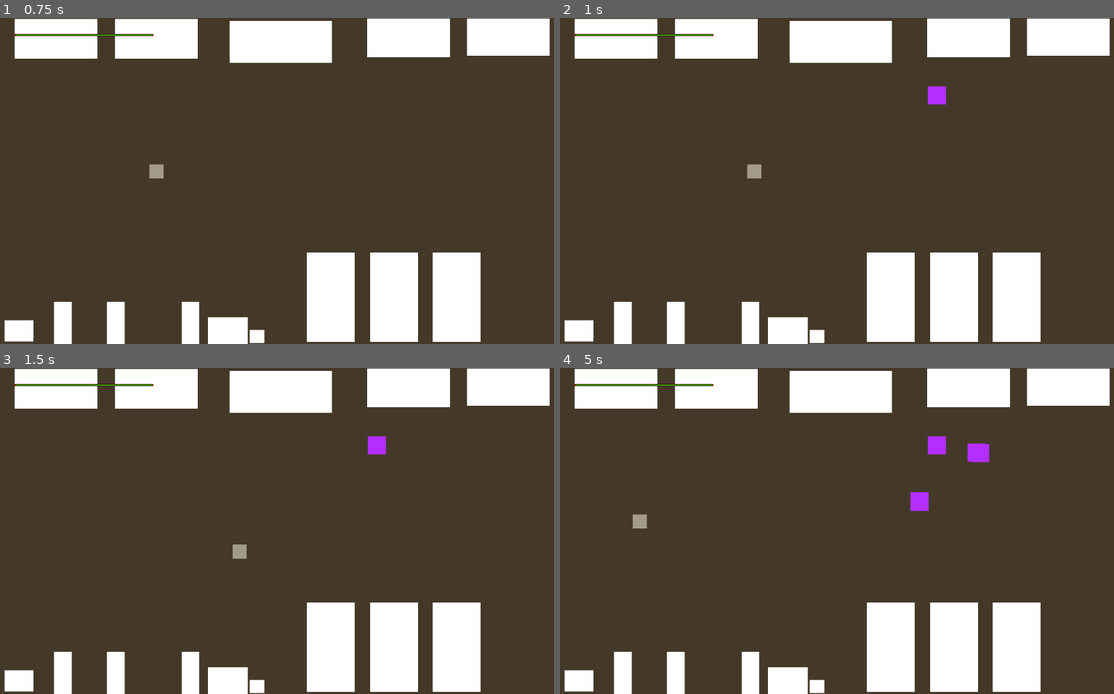
Above: before the commit, frames 1-4 (two rows, left to right).
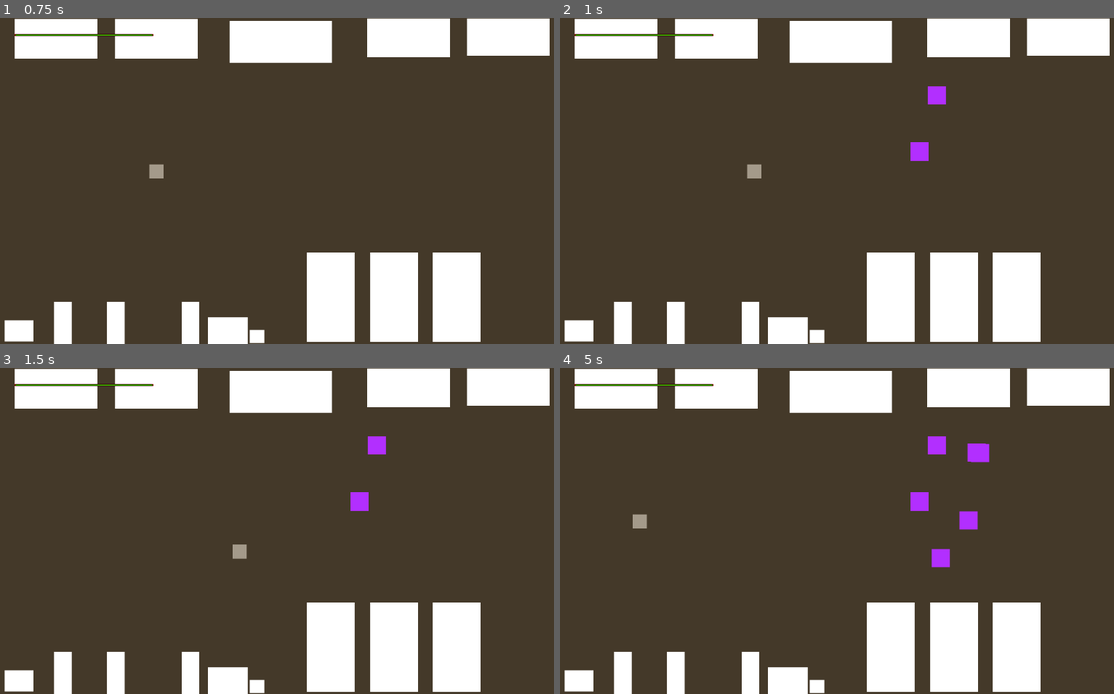
Above: after the commit, the same moments.

Repository: bwang-sketch/12-DT
Game: Godot game, scene res://node_2d.tscn
The game is run twice, just before and just after one commit, with the same random seed, the same clock (stepped at 60 frames per second) and the same inputs.
Inputs:
- Up to frame 1 (0.75 s): tap Enter at 0.5 s; hold Right (ui_right) from 0.53 s (still down)
- Up to frame 2 (1 s): keep holding Right (ui_right)
- Up to frame 3 (1.5 s): release Right (ui_right) at 1.28 s; hold Down (ui_down) from 1.28 s (still down)
- Up to frame 4 (5 s): release Down (ui_down) at 2.03 s; hold Right (ui_right) 2.03-2.78 s; tap Space at 2.75 s; hold Up (ui_up) 2.78-3.53 s; hold Left (ui_left) from 3.53 s (still down)

Frame 1 is identical in both runs. In frame 2, 0.2% of the frame differs, in the area x 63-67%, y 38-44%; in frame 3, 0.2%; in frame 4, 0.4%, in the area x 67-76%, y 43-62%.

Commit message:
Enemy spawn limit (progress)

Diff:
--- a/12dt-game/enemy.tscn
+++ b/12dt-game/enemy.tscn
@@ -8,7 +8,7 @@
 [sub_resource type="CircleShape2D" id="CircleShape2D_7k104"]
 radius = 19.0
 
-[node name="CharacterBody2D" type="CharacterBody2D" unique_id=910689165]
+[node name="CharacterBody2D" type="CharacterBody2D" unique_id=910689165 groups=["enemies"]]
 script = ExtResource("1_7k104")
 
 [node name="ColorRect" type="ColorRect" parent="." unique_id=232318469]
--- a/12dt-game/manager.gd
+++ b/12dt-game/manager.gd
@@ -1,4 +1,6 @@
 extends Node2D
+
+var enemy_amount
 
 @export var enemy_spawn: PathFollow2D
 @export var enemy_scene: PackedScene
@@ -10,6 +12,11 @@
 	enemy.global_position = enemy_spawn.global_position
 	add_child(enemy)
 
+	var enemy_amount = get_tree().get_nodes_in_group("enemies").size()
+	if enemy_amount < 3:
+		_spawn_enemy()
+	return
+
 
 
 # Called every frame. 'delta' is the elapsed time since the previous frame.
